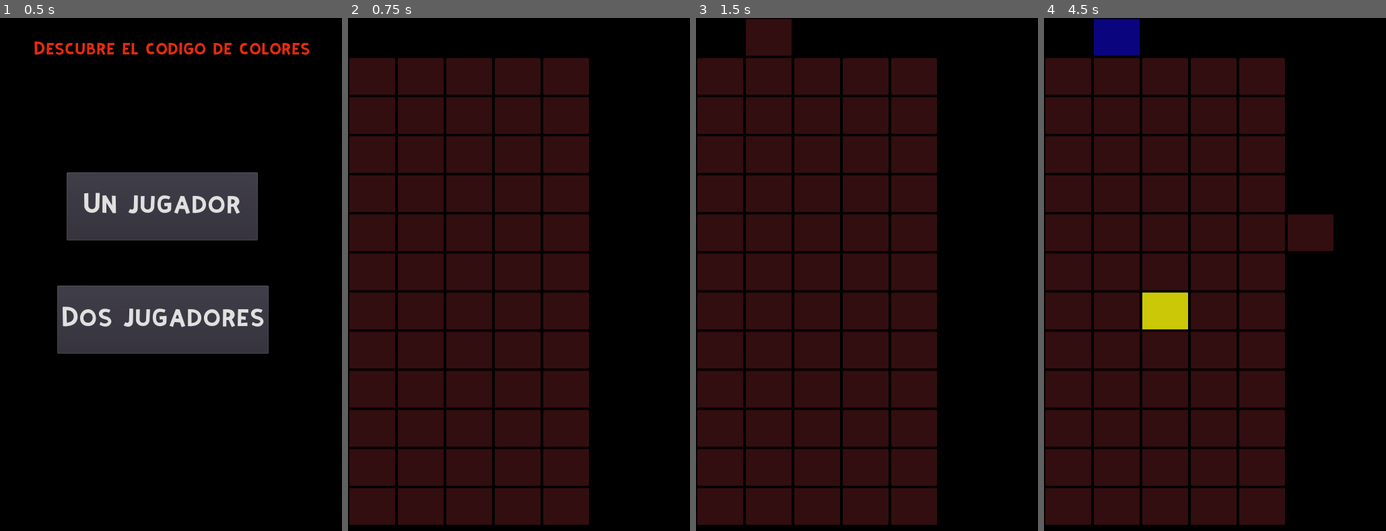
Above: before the commit, frames 1-4 (left to right).
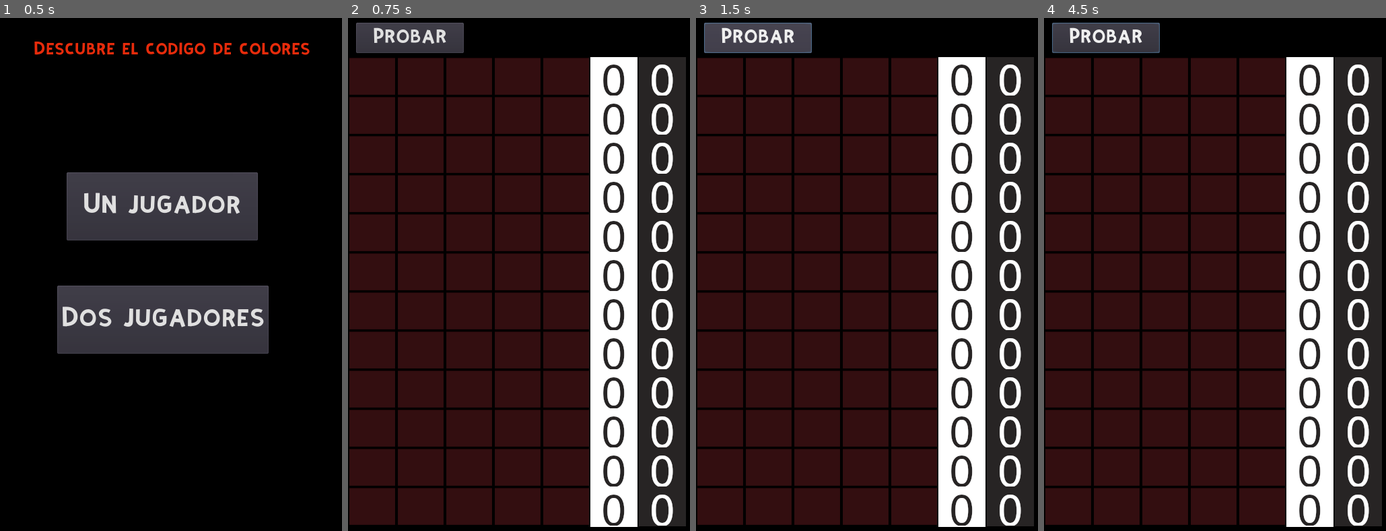
Above: after the commit, the same moments.

Repository: jalfonsocu/guessthecode
Game: Godot game, scene res://Intro.tscn
Two runs of this game, one before a commit and one after it. Both use one fixed random seed, a clock stepped at 60 frames per second and the inputs below.
Inputs (mouse positions are in pixels of both pictures, inside the frame that each line leads up to):
- Up to frame 1 (0.5 s): no input
- Up to frame 2 (0.75 s): click "Un jugador" at 0.5 s
- Up to frame 3 (1.5 s): click (757, 38) at 1.25 s, where only the run after the commit has a clickable "Probar"
- Up to frame 4 (4.5 s): click (1105, 38) at 2 s, where only the run after the commit has a clickable "Probar"; click (1105, 38) at 2.75 s, where only the run after the commit has a clickable "Probar"; tap Enter at 3.5 s; move the mouse to (1293, 248) at 3.52 s; click (1293, 248) at 3.67 s; tap Space at 4.25 s; move the mouse to (1146, 305) at 4.27 s; click (1146, 305) at 4.42 s

Frame 1 is identical in both runs. In frame 2, 27% of the frame differs, in the area x 2-99%, y 0-100%; in frame 3, 27%; in frame 4, 28%.

Commit message:
Casi funcional

Diff:
--- a/Main.gd
+++ b/Main.gd
@@ -1,19 +1,16 @@
 extends Node2D
 
+var tilemap :TileMap
+var tilemap_puntos :TileMap
+var game_enabled_row = 1
+var code_to_evaluate = [0,0,0,0,0]
 
-# Declare member variables here. Examples:
-# var a = 2
-# var b = "text"
-var tilemap
 
 
 # Called when the node enters the scene tree for the first time.
 func _ready():
 	tilemap = get_node( "TileMap")
-
-	print(Global.code)
-
-
+	tilemap_puntos = get_node("TileMapPuntos")
 
 # Called every frame. 'delta' is the elapsed time since the previous frame.
 #func _process(delta):
@@ -26,8 +23,39 @@
 			var mouse :Vector2 = get_global_mouse_position()
 			var cell :Vector2 = tilemap.world_to_map(mouse)
 
-			print(cell)
+			var abc :int = tilemap.get_cellv(cell)
+			if abc > -1 and cell[1] == game_enabled_row:
+				var new_abc :int = (abc + 1) % 9
+				code_to_evaluate[cell[0]] = new_abc
+				tilemap.set_cellv(cell, new_abc)
 
-			var abc :int = tilemap.get_cellv(cell)
-			var new_abc :int = (abc + 1) % 9
-			tilemap.set_cellv(cell, new_abc)
+
+func _on_ButtonProbar_pressed():
+	print(code_to_evaluate)
+	print(Global.code)
+
+	if code_to_evaluate[0] != 0 and code_to_evaluate[1] != 0 and code_to_evaluate[2] != 0 and code_to_evaluate[3] != 0 and code_to_evaluate[4] != 0:
+		if code_to_evaluate == Global.code:
+			print("iguales") # dar estado ganador
+		else:
+			var blancas = 0
+			var negras = 0
+			var temporal_code = code_to_evaluate
+
+			for i in range(5):
+				for j in range(5):
+					if Global.code[i] == code_to_evaluate[j] && temporal_code[j] != -1:
+						if(i == j):
+							negras = negras +1
+						else:
+							blancas = blancas + 1
+						temporal_code[j] = -1
+
+			#var cx :Vector2 = [[game_enabled_row,5]]
+			tilemap_puntos.set_cellv(Vector2(5, game_enabled_row), blancas )
+			tilemap_puntos.set_cellv(Vector2(6, game_enabled_row), negras + 5 +1)
+
+			game_enabled_row = game_enabled_row + 1
+			code_to_evaluate = [0,0,0,0,0]
+	else:
+		print("falta completar") # reemplazar con algo
--- a/Main.tscn
+++ b/Main.tscn
@@ -1,10 +1,203 @@
-[gd_scene load_steps=3 format=2]
+[gd_scene load_steps=8 format=2]
 
 [ext_resource path="res://TileMap.tscn" type="PackedScene" id=1]
+[ext_resource path="res://Resouces/fonts/kirifont/KiriFont.otf" type="DynamicFontData" id=2]
 [ext_resource path="res://Main.gd" type="Script" id=3]
+[ext_resource path="res://Resouces/BlancosPuntos.png" type="Texture" id=4]
+[ext_resource path="res://Resouces/NegrosPuntos.png" type="Texture" id=5]
+
+[sub_resource type="DynamicFont" id=1]
+size = 23
+font_data = ExtResource( 2 )
+
+[sub_resource type="TileSet" id=2]
+0/name = "BlancosPuntos.png 0"
+0/texture = ExtResource( 4 )
+0/tex_offset = Vector2( 0, 0 )
+0/modulate = Color( 1, 1, 1, 1 )
+0/region = Rect2( 1, 1, 70, 59 )
+0/tile_mode = 0
+0/occluder_offset = Vector2( 0, 0 )
+0/navigation_offset = Vector2( 0, 0 )
+0/shape_offset = Vector2( 0, 0 )
+0/shape_transform = Transform2D( 1, 0, 0, 1, 0, 0 )
+0/shape_one_way = false
+0/shape_one_way_margin = 0.0
+0/shapes = [  ]
+0/z_index = 0
+1/name = "BlancosPuntos.png 1"
+1/texture = ExtResource( 4 )
+1/tex_offset = Vector2( 0, 0 )
+1/modulate = Color( 1, 1, 1, 1 )
+1/region = Rect2( 0, 61, 71, 56 )
+1/tile_mode = 0
+1/occluder_offset = Vector2( 0, 0 )
+1/navigation_offset = Vector2( 0, 0 )
+1/shape_offset = Vector2( 0, 0 )
+1/shape_transform = Transform2D( 1, 0, 0, 1, 0, 0 )
+1/shape_one_way = false
+1/shape_one_way_margin = 0.0
+1/shapes = [  ]
+1/z_index = 0
+2/name = "BlancosPuntos.png 2"
+2/texture = ExtResource( 4 )
+2/tex_offset = Vector2( 0, 0 )
+2/modulate = Color( 1, 1, 1, 1 )
+2/region = Rect2( 1, 118, 70, 58 )
+2/tile_mode = 0
+2/occluder_offset = Vector2( 0, 0 )
+2/navigation_offset = Vector2( 0, 0 )
+2/shape_offset = Vector2( 0, 0 )
+2/shape_transform = Transform2D( 1, 0, 0, 1, 0, 0 )
+2/shape_one_way = false
+2/shape_one_way_margin = 0.0
+2/shapes = [  ]
+2/z_index = 0
+3/name = "BlancosPuntos.png 3"
+3/texture = ExtResource( 4 )
+3/tex_offset = Vector2( 0, 0 )
+3/modulate = Color( 1, 1, 1, 1 )
+3/region = Rect2( 1, 178, 70, 60 )
+3/tile_mode = 0
+3/occluder_offset = Vector2( 0, 0 )
+3/navigation_offset = Vector2( 0, 0 )
+3/shape_offset = Vector2( 0, 0 )
+3/shape_transform = Transform2D( 1, 0, 0, 1, 0, 0 )
+3/shape_one_way = false
+3/shape_one_way_margin = 0.0
+3/shapes = [  ]
+3/z_index = 0
+4/name = "BlancosPuntos.png 4"
+4/texture = ExtResource( 4 )
+4/tex_offset = Vector2( 0, 0 )
+4/modulate = Color( 1, 1, 1, 1 )
+4/region = Rect2( 1, 239, 70, 55 )
+4/tile_mode = 0
+4/occluder_offset = Vector2( 0, 0 )
+4/navigation_offset = Vector2( 0, 0 )
+4/shape_offset = Vector2( 0, 0 )
+4/shape_transform = Transform2D( 1, 0, 0, 1, 0, 0 )
+4/shape_one_way = false
+4/shape_one_way_margin = 0.0
+4/shapes = [  ]
+4/z_index = 0
+5/name = "BlancosPuntos.png 5"
+5/texture = ExtResource( 4 )
+5/tex_offset = Vector2( 0, 0 )
+5/modulate = Color( 1, 1, 1, 1 )
+5/region = Rect2( 1, 297, 70, 51 )
+5/tile_mode = 0
+5/occluder_offset = Vector2( 0, 0 )
+5/navigation_offset = Vector2( 0, 0 )
+5/shape_offset = Vector2( 0, 0 )
+5/shape_transform = Transform2D( 1, 0, 0, 1, 0, 0 )
+5/shape_one_way = false
+5/shape_one_way_margin = 0.0
+5/shapes = [  ]
+5/z_index = 0
+6/name = "NegrosPuntos.png 6"
+6/texture = ExtResource( 5 )
+6/tex_offset = Vector2( 0, 0 )
+6/modulate = Color( 1, 1, 1, 1 )
+6/region = Rect2( 1, 1, 70, 58 )
+6/tile_mode = 0
+6/occluder_offset = Vector2( 0, 0 )
+6/navigation_offset = Vector2( 0, 0 )
+6/shape_offset = Vector2( 0, 0 )
+6/shape_transform = Transform2D( 1, 0, 0, 1, 0, 0 )
+6/shape_one_way = false
+6/shape_one_way_margin = 0.0
+6/shapes = [  ]
+6/z_index = 0
+7/name = "NegrosPuntos.png 7"
+7/texture = ExtResource( 5 )
+7/tex_offset = Vector2( 0, 0 )
+7/modulate = Color( 1, 1, 1, 1 )
+7/region = Rect2( 2, 61, 70, 60 )
+7/tile_mode = 0
+7/occluder_offset = Vector2( 0, 0 )
+7/navigation_offset = Vector2( 0, 0 )
+7/shape_offset = Vector2( 0, 0 )
+7/shape_transform = Transform2D( 1, 0, 0, 1, 0, 0 )
+7/shape_one_way = false
+7/shape_one_way_margin = 0.0
+7/shapes = [  ]
+7/z_index = 0
+8/name = "NegrosPuntos.png 8"
+8/texture = ExtResource( 5 )
+8/tex_offset = Vector2( 0, 0 )
+8/modulate = Color( 1, 1, 1, 1 )
+8/region = Rect2( 1, 123, 70, 55 )
+8/tile_mode = 0
+8/occluder_offset = Vector2( 0, 0 )
+8/navigation_offset = Vector2( 0, 0 )
+8/shape_offset = Vector2( 0, 0 )
+8/shape_transform = Transform2D( 1, 0, 0, 1, 0, 0 )
+8/shape_one_way = false
+8/shape_one_way_margin = 0.0
+8/shapes = [  ]
+8/z_index = 0
+9/name = "NegrosPuntos.png 9"
+9/texture = ExtResource( 5 )
+9/tex_offset = Vector2( 0, 0 )
+9/modulate = Color( 1, 1, 1, 1 )
+9/region = Rect2( 1, 181, 70, 60 )
+9/tile_mode = 0
+9/occluder_offset = Vector2( 0, 0 )
+9/navigation_offset = Vector2( 0, 0 )
+9/shape_offset = Vector2( 0, 0 )
+9/shape_transform = Transform2D( 1, 0, 0, 1, 0, 0 )
+9/shape_one_way = false
+9/shape_one_way_margin = 0.0
+9/shapes = [  ]
+9/z_index = 0
+10/name = "NegrosPuntos.png 10"
+10/texture = ExtResource( 5 )
+10/tex_offset = Vector2( 0, 0 )
+10/modulate = Color( 1, 1, 1, 1 )
+10/region = Rect2( 2, 244, 70, 55 )
+10/tile_mode = 0
+10/occluder_offset = Vector2( 0, 0 )
+10/navigation_offset = Vector2( 0, 0 )
+10/shape_offset = Vector2( 0, 0 )
+10/shape_transform = Transform2D( 1, 0, 0, 1, 0, 0 )
+10/shape_one_way = false
+10/shape_one_way_margin = 0.0
+10/shapes = [  ]
+10/z_index = 0
+11/name = "NegrosPuntos.png 11"
+11/texture = ExtResource( 5 )
+11/tex_offset = Vector2( 0, 0 )
+11/modulate = Color( 1, 1, 1, 1 )
+11/region = Rect2( 2, 302, 69, 48 )
+11/tile_mode = 0
+11/occluder_offset = Vector2( 0, 0 )
+11/navigation_offset = Vector2( 0, 0 )
+11/shape_offset = Vector2( 0, 0 )
+11/shape_transform = Transform2D( 1, 0, 0, 1, 0, 0 )
+11/shape_one_way = false
+11/shape_one_way_margin = 0.0
+11/shapes = [  ]
+11/z_index = 0
 
 [node name="Node2D" type="Node2D"]
 script = ExtResource( 3 )
 
 [node name="TileMap" parent="." instance=ExtResource( 1 )]
 tile_data = PoolIntArray( 65536, 0, 0, 65537, 0, 0, 65538, 0, 0, 65539, 0, 0, 65540, 0, 0, 131072, 0, 0, 131073, 0, 0,  …(742 unchanged characters)…
+
+[node name="ButtonProbar" type="Button" parent="."]
+margin_left = 12.0
+margin_top = 7.0
+margin_right = 172.0
+margin_bottom = 52.0
+custom_fonts/font = SubResource( 1 )
+text = "Probar"
+
+[node name="TileMapPuntos" type="TileMap" parent="."]
+tile_set = SubResource( 2 )
+cell_size = Vector2( 72, 58 )
+format = 1
+tile_data = PoolIntArray( 65541, 0, 0, 65542, 6, 0, 131077, 0, 0, 131078, 6, 0, 196613, 0, 0, 196614, 6, 0, 262149, 0, 0, 262150, 6, 0, 327685, 0, 0, 327686, 6, 0, 393221, 0, 0, 393222, 6, 0, 458757, 0, 0, 458758, 6, 0, 524293, 0, 0, 524294, 6, 0, 589829, 0, 0, 589830, 6, 0, 655365, 0, 0, 655366, 6, 0, 720901, 0, 0, 720902, 6, 0, 786437, 0, 0, 786438, 6, 0 )
+
+[connection signal="pressed" from="ButtonProbar" to="." method="_on_ButtonProbar_pressed"]
--- a/project.godot
+++ b/project.godot
@@ -10,7 +10,8 @@
 
 [application]
 
-config/name="VacasYToros"
+config/name="Adivina la clave"
+config/description="Juego de agilidad mental donde uno o dos jugadores deben adivinar la clave a partir de las pistas."
 run/main_scene="res://Intro.tscn"
 config/icon="res://icon.png"
 
@@ -23,6 +24,7 @@
 window/size/width=512
 window/size/height=768
 window/handheld/orientation="portrait"
+window/stretch/mode="2d"
 
 [input]
 
Binary file added: Resouces/BlancosPuntos.png
Not shown, added: Resouces/BlancosPuntos.png.import
Binary file added: Resouces/NegrosPuntos.png
Not shown, added: Resouces/NegrosPuntos.png.import
Not shown, changed: export_presets.cfg
Not shown, added: VacasYToros.apk.idsig
